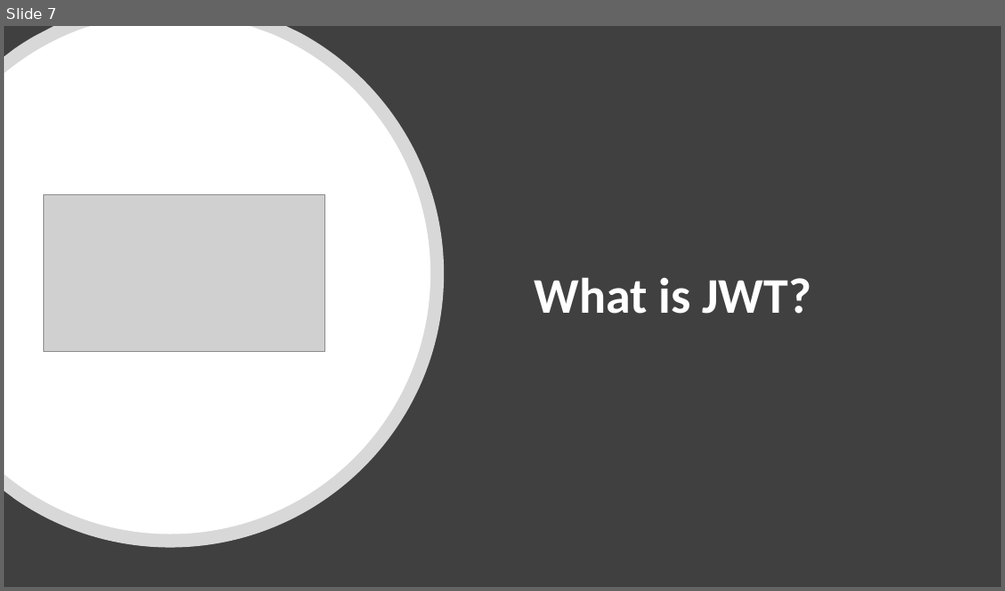
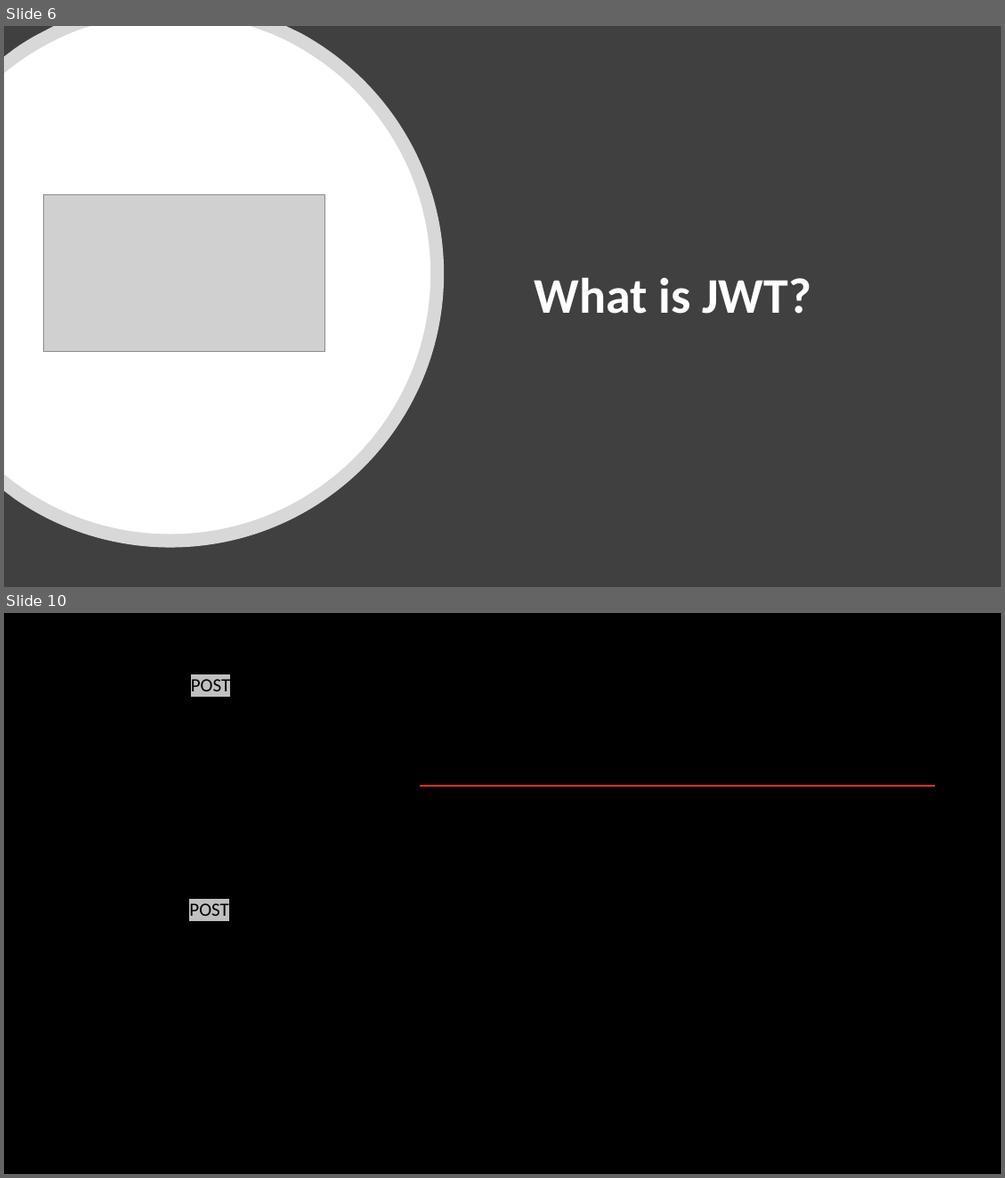
Before and after one commit to asafnaory/nestjs-course, a slide deck: presentations/lecture_jwt.pptx. Shown one above the other, each under a label of ours: slide 7 before the commit, slides 6 and 10 after it; the slides between them are not shown. The pictures are 1005x591 and 1005x1178 pixels, drawn with LibreOffice and Linux fonts; fonts in the diff are those of the drawing; grey boxes stand for pictures; background and template pictures are left out. Boxes give left, top, right and bottom in pixels: in the first picture for what was removed or moved away, otherwise in the second. Text is boxed around its words. In the diff, an @@ line names an element or a change of style, - is before the commit and + after.

```diff
--- a/presentations/lecture_jwt.pptx
+++ b/presentations/lecture_jwt.pptx
@@ slide 10 added at [4, 613, 1001, 1174], background picture (left out) @@
@@ text added at [191, 679, 230, 698], 18 pt, text #000000 @@
+POST
@@ line added from (420, 786) to (936, 786), #EE2C1D 1.5 pt @@
@@ text added at [189, 903, 228, 922], 18 pt, text #000000 @@
+POST
@@ what was slide 7 is now slide 6 @@
```
Also in this commit, not shown: 13 slides changed, 2 other slides added, 1 slide removed.
